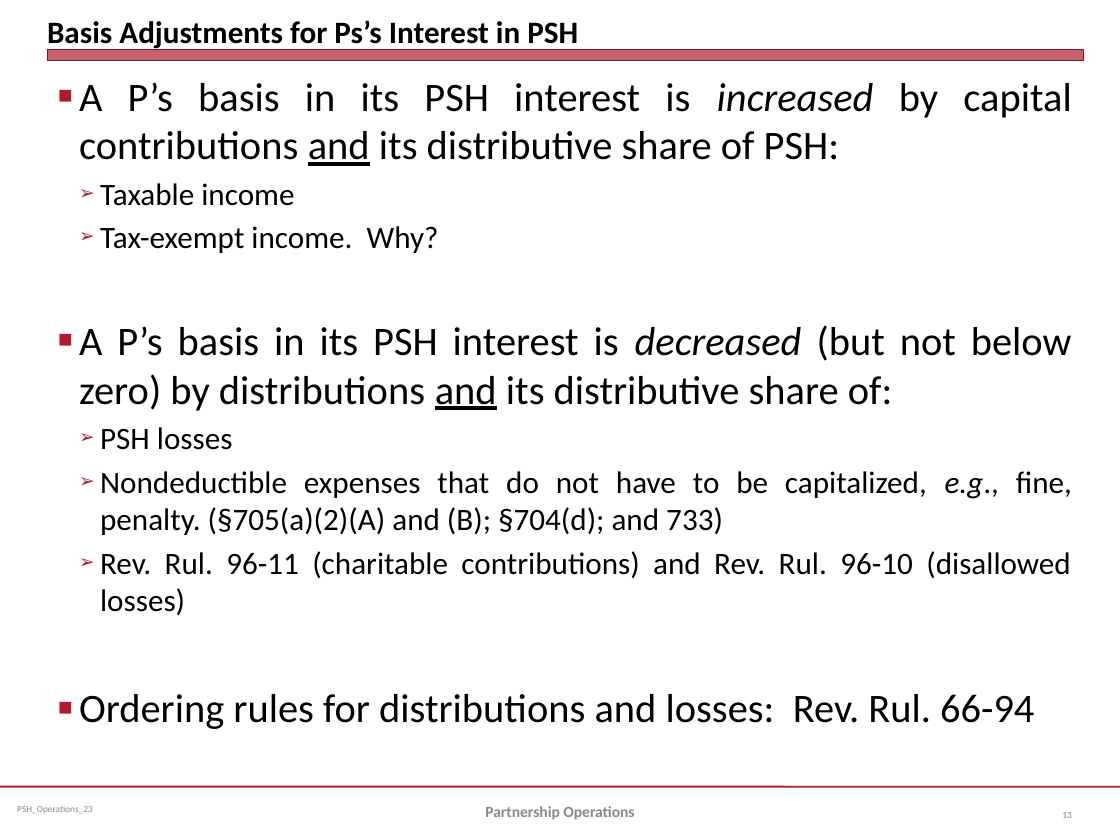
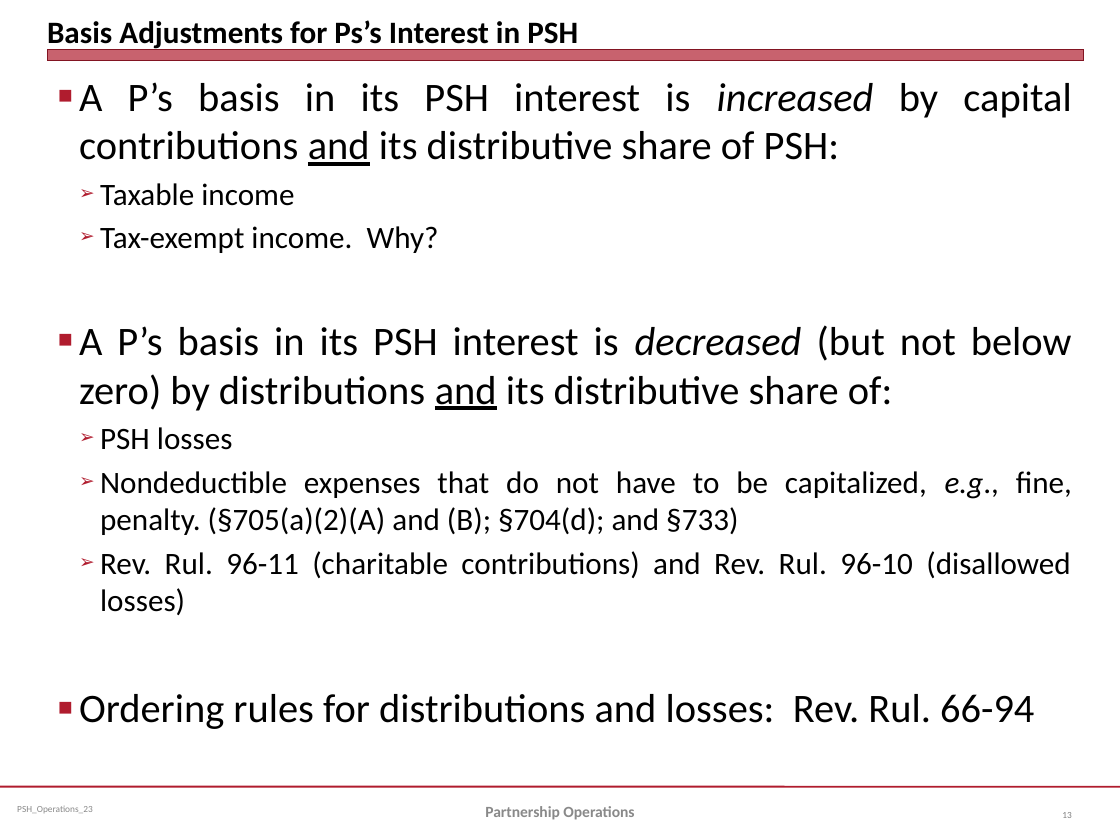
Before and after one commit to jmc877/Partnership-Tax, a slide deck: slide 13 of slides/PSH_Operations_23.pptx. Drawn at 1120x840 pixels with LibreOffice and Linux fonts; fonts in the diff are those of the drawing. Boxes give left, top, right and bottom in pixels: in the first picture for what was removed or moved away, otherwise in the second. Text is boxed around its words. In the diff, an @@ line names an element or a change of style, - is before the commit and + after.

```diff
--- a/slides/PSH_Operations_23.pptx
+++ b/slides/PSH_Operations_23.pptx
@@ text at [100,471,1072,535]: text changed @@
-  ➢ Nondeductible expenses that do not have to be capitalized, e.g., fine, penalty. (§705(a)(2)(A) and (B); §704(d); and 733)
+  ➢ Nondeductible expenses that do not have to be capitalized, e.g., fine, penalty. (§705(a)(2)(A) and (B); §704(d); and §733)
```
Also in this commit, not shown: 7 other slides changed, 5 other files.
